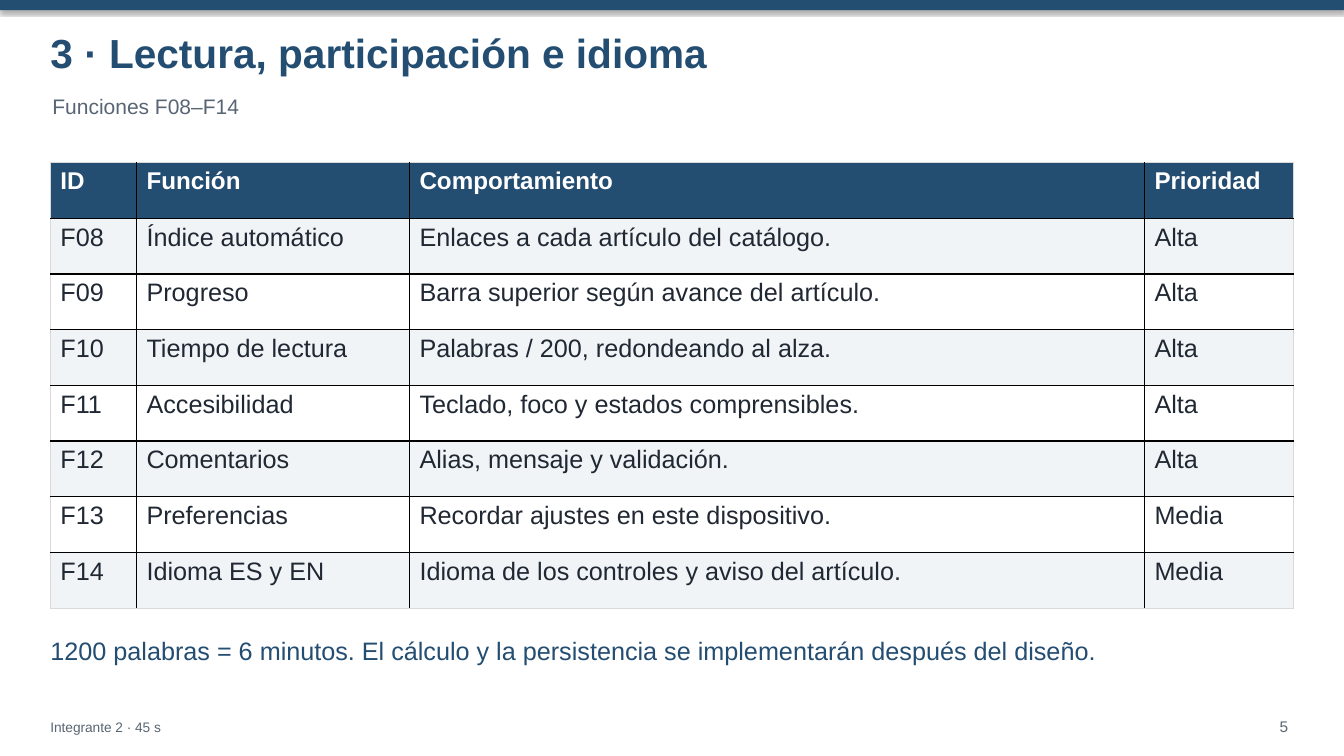
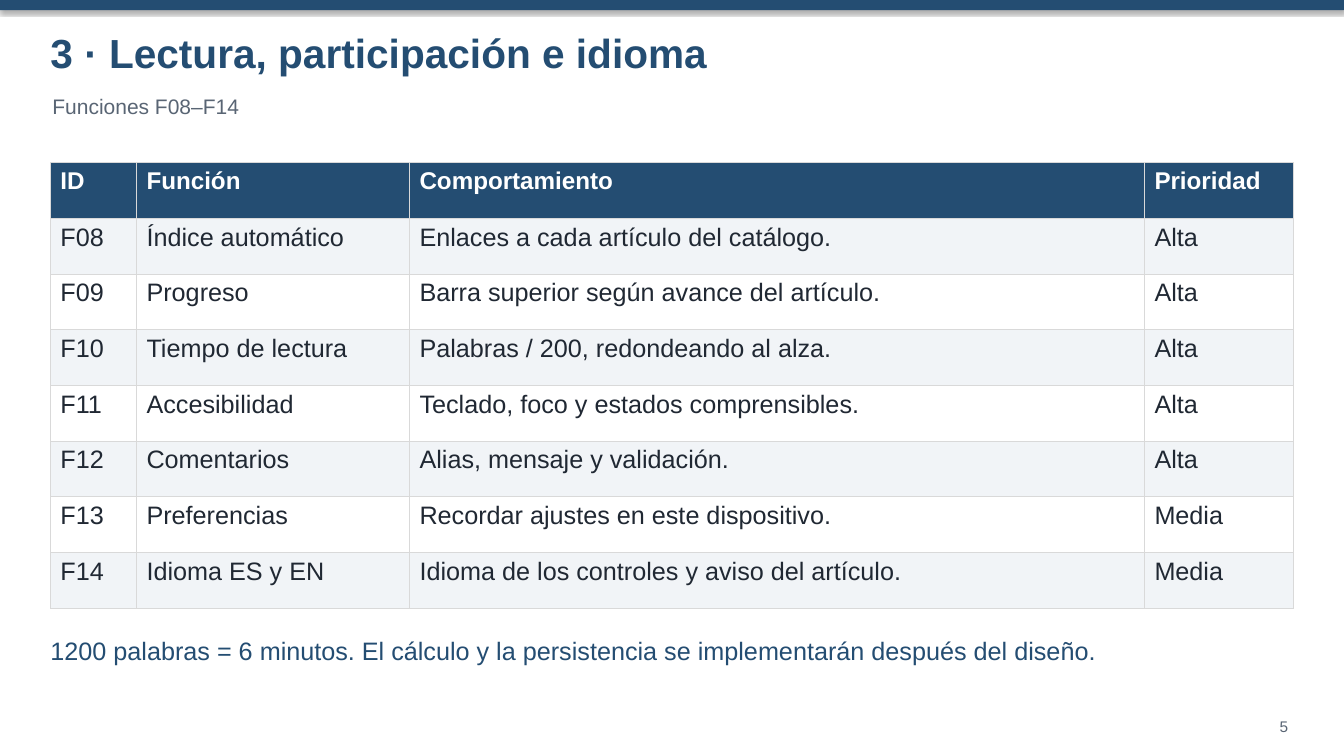
Before and after one commit to alexandruraboaca00/Practica_interfaces_usuario_2026, a slide deck: slide 5 of doc/Pausa_Presentacion_Punto_6.pptx. Drawn at 1344x756 pixels with LibreOffice and Linux fonts; fonts in the diff are those of the drawing. Boxes give left, top, right and bottom in pixels: in the first picture for what was removed or moved away, otherwise in the second. Text is boxed around its words. In the diff, an @@ line names an element or a change of style, - is before the commit and + after.

```diff
--- a/doc/Pausa_Presentacion_Punto_6.pptx
+++ b/doc/Pausa_Presentacion_Punto_6.pptx
@@ table at [50, 162, 1294, 608] @@
@@ borders changed @@
@@ text removed at [50, 722, 161, 735] @@
-Integrante 2 · 45 s
```
Also in this commit, not shown: 11 other slides changed, 1 slide added, 1 slide removed, 2 other files.
